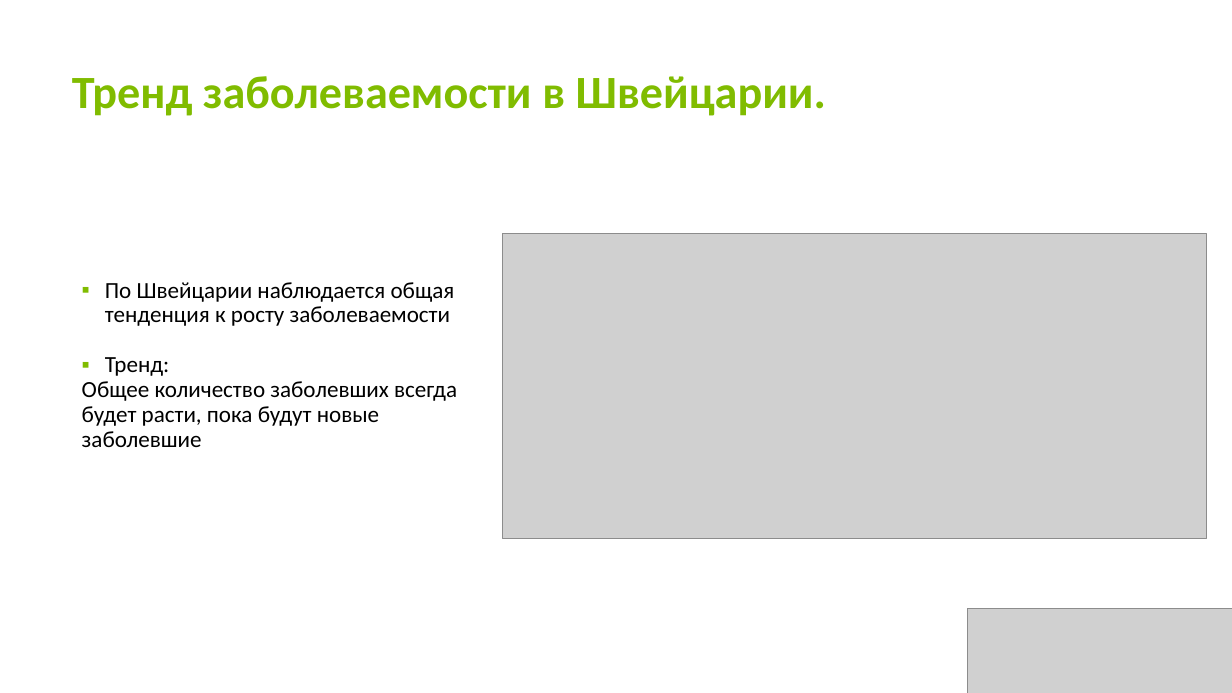
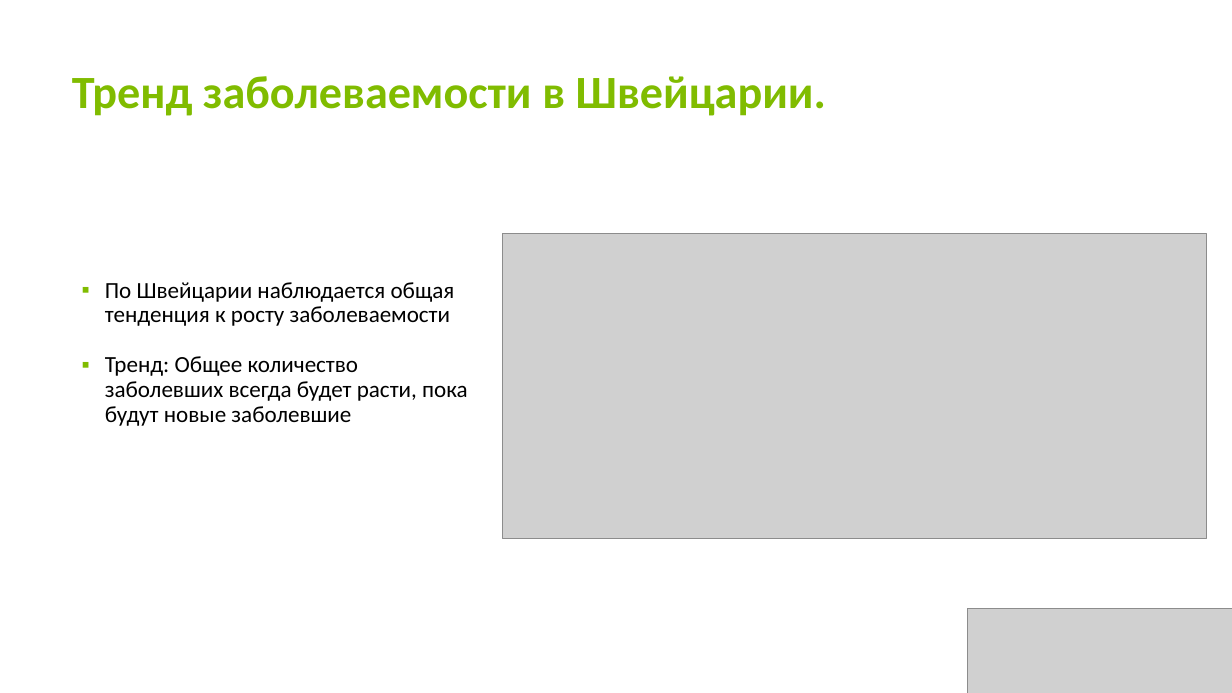
Before and after one commit to KseniyaSilenkova/-Final_examination_Switzerland, a slide deck: slide 7 of Презентация Силенкова Ксения Анатольевна.pptx (slide 6 before the commit). Drawn at 1232x693 pixels with LibreOffice and Linux fonts; fonts in the diff are those of the drawing; grey boxes stand for pictures. Boxes give left, top, right and bottom in pixels: in the first picture for what was removed or moved away, otherwise in the second. Text is boxed around its words. In the diff, an @@ line names an element or a change of style, - is before the commit and + after.

```diff
--- a/Презентация Силенкова Ксения Анатольевна.pptx
+++ b/Презентация Силенкова Ксения Анатольевна.pptx
@@ text at box(105, 356, 468, 426): text changed @@
-▪ Тренд:
-Общее количество заболевших всегда будет расти, пока будут новые заболевшие
+▪ Тренд: Общее количество заболевших всегда будет расти, пока будут новые заболевшие
```
Also in this commit, not shown: 4 other slides changed, 2 slides added, 1 slide removed.
